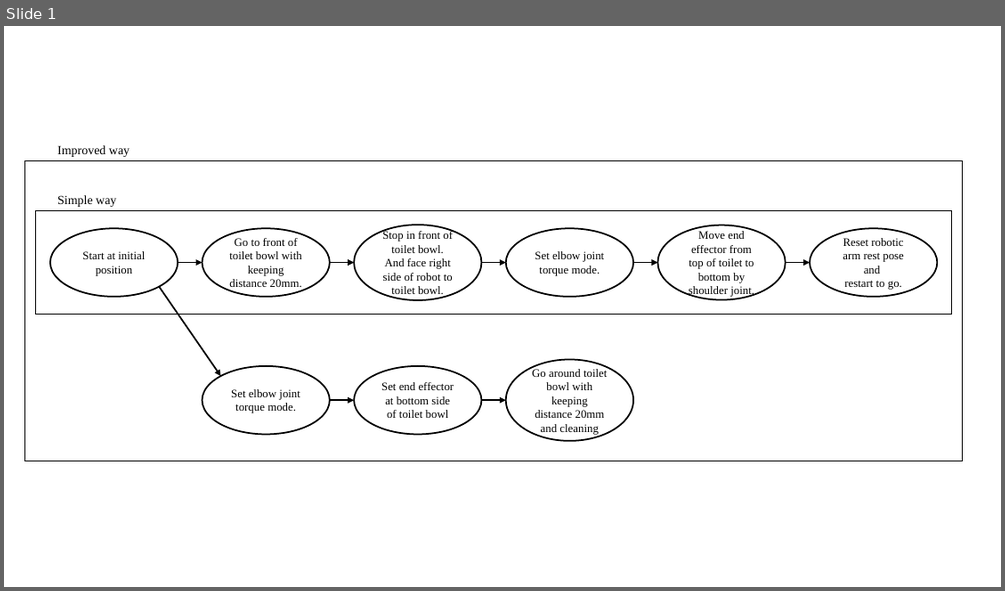
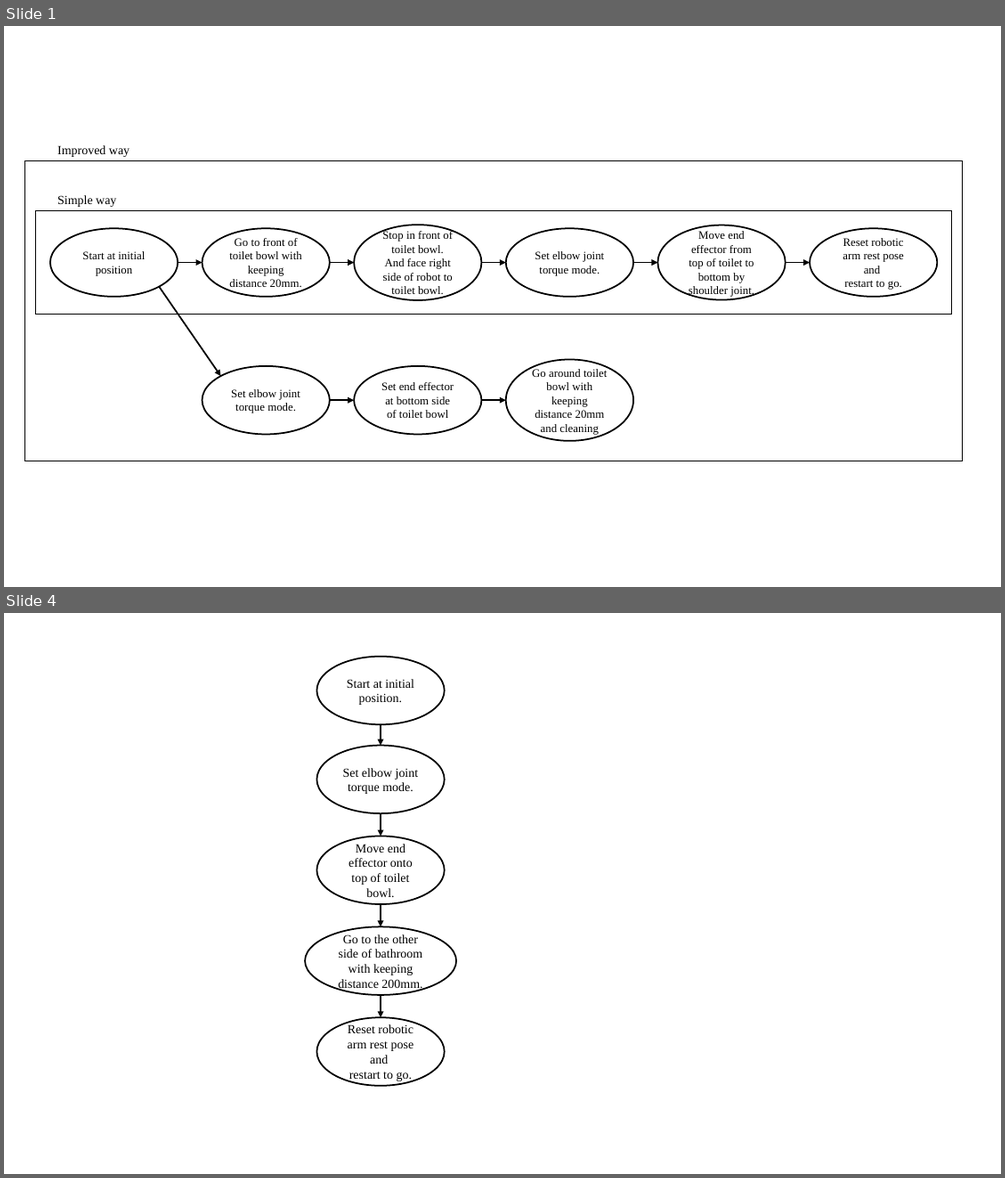
Before and after one commit to HARUYA-YUDA/report, a slide deck: report/fig_cleaning_experiment_robot_flow_chart.pptx. Shown one above the other, each under a label of ours: slide 1 before the commit, slides 1 and 4 after it; the slides between them are not shown. The pictures are 1005x591 and 1005x1178 pixels, drawn with LibreOffice and Linux fonts; fonts in the diff are those of the drawing. Boxes give left, top, right and bottom in pixels: in the first picture for what was removed or moved away, otherwise in the second. Text is boxed around its words. In the diff, an @@ line names an element or a change of style, - is before the commit and + after.

```diff
--- a/report/fig_cleaning_experiment_robot_flow_chart.pptx
+++ b/report/fig_cleaning_experiment_robot_flow_chart.pptx
@@ slide 4 added at bbox=[4, 613, 1001, 1174], background #FFFFFF @@
@@ group added at bbox=[305, 657, 455, 1086]: 5 ellipses, 4 arrows @@
+Start at initial position.
+Reset robotic arm rest pose and
+restart to go.
+Set elbow joint torque mode.
+Go to the other side of bathroom with keeping distance 200mm.
+Move end effector onto top of toilet bowl.
```
Also in this commit, not shown: 1 slide changed, 1 other slide added, 13 other files.
